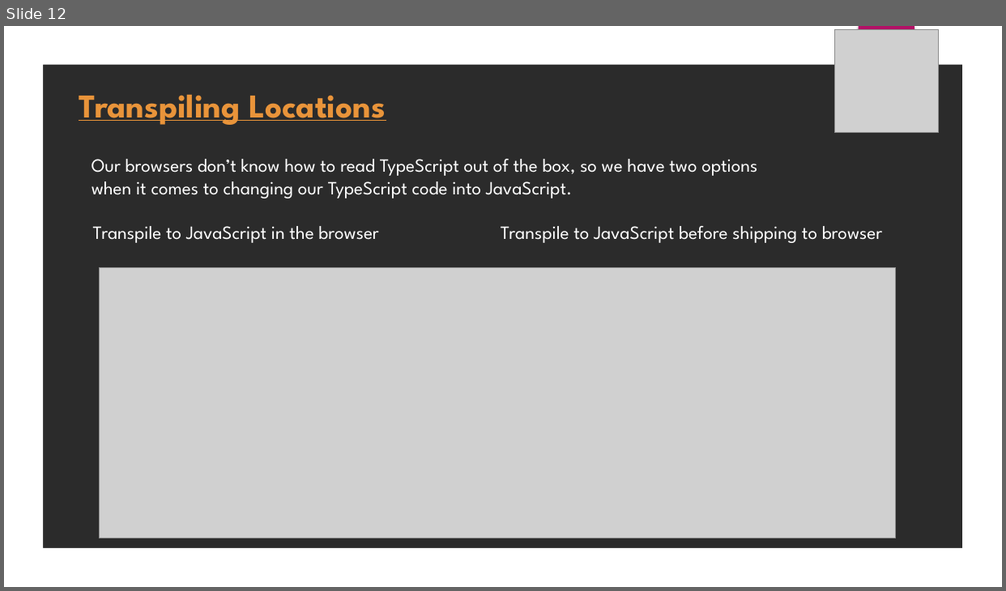
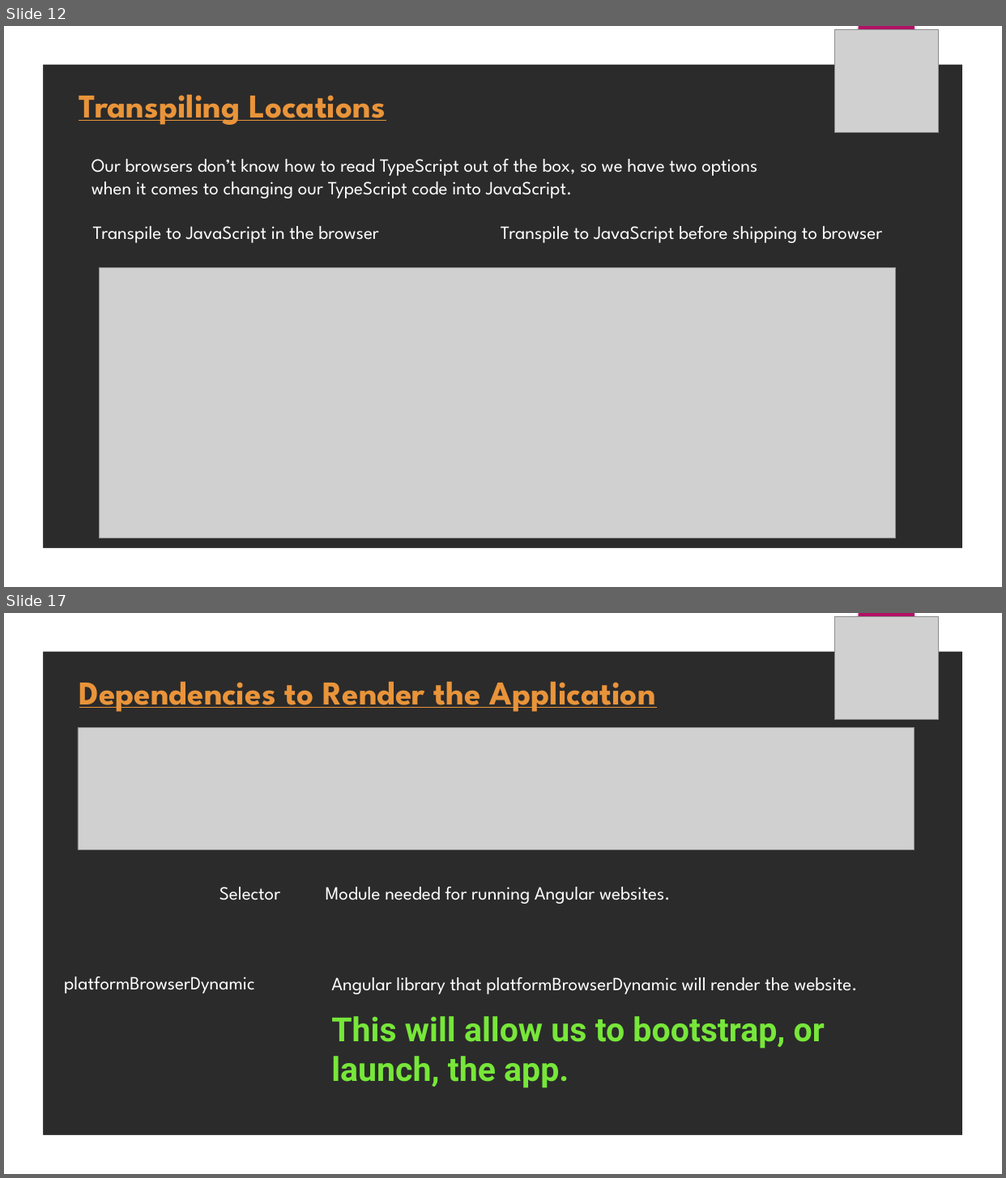
Before and after one commit to uiravi/Angular-pptx, a slide deck: Angular.pptx. Shown one above the other, each under a label of ours: slide 12 before the commit, slides 12 and 17 after it; the slides between them are not shown. The pictures are 1006x591 and 1006x1178 pixels, drawn with LibreOffice and Linux fonts; fonts in the diff are those of the drawing; grey boxes stand for pictures; background and template pictures are left out; a plain dark background stands for a picture behind light text. Boxes give left, top, right and bottom in pixels: in the first picture for what was removed or moved away, otherwise in the second. Text is boxed around its words. In the diff, an @@ line names an element or a change of style, - is before the commit and + after.

```diff
--- a/Angular.pptx
+++ b/Angular.pptx
@@ slide 17 added at box(4, 613, 1002, 1174), background picture (left out); not listed: 2 template elements that a slide beside it also shows @@
@@ picture added at box(835, 617, 938, 720) @@
@@ text added at box(79, 681, 656, 712), 32 pt, text #E9943A, bold, underline @@
+Dependencies to Render the Application
@@ picture added at box(78, 727, 914, 850) @@
@@ text added at box(219, 887, 280, 901), 18 pt, text #FFFFFF @@
+Selector
@@ text added at box(326, 887, 670, 904), 18 pt, text #FFFFFF @@
+Module needed for running Angular websites.
@@ text added at box(64, 977, 254, 994), 18 pt, text #FFFFFF @@
+platformBrowserDynamic
@@ text added at box(331, 977, 857, 995), 18 pt, text #FFFFFF @@
+Angular library that platformBrowserDynamic will render the website.
@@ text added at box(331, 1016, 825, 1088), 32 pt, text #77E739, bold @@
+This will allow us to bootstrap, or launch, the app.
```
Also in this commit, not shown: 1 slide changed, 10 other slides added.
